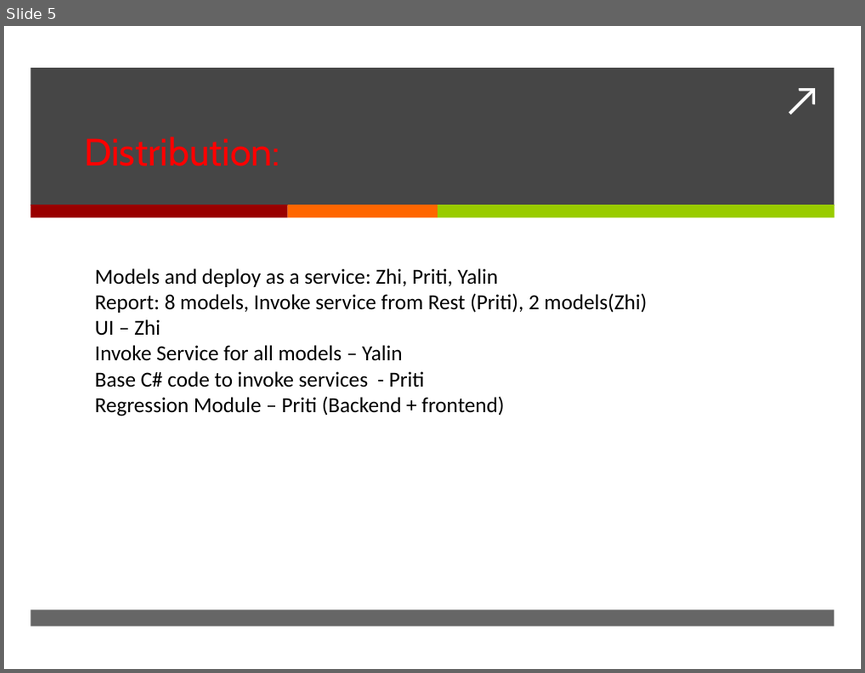
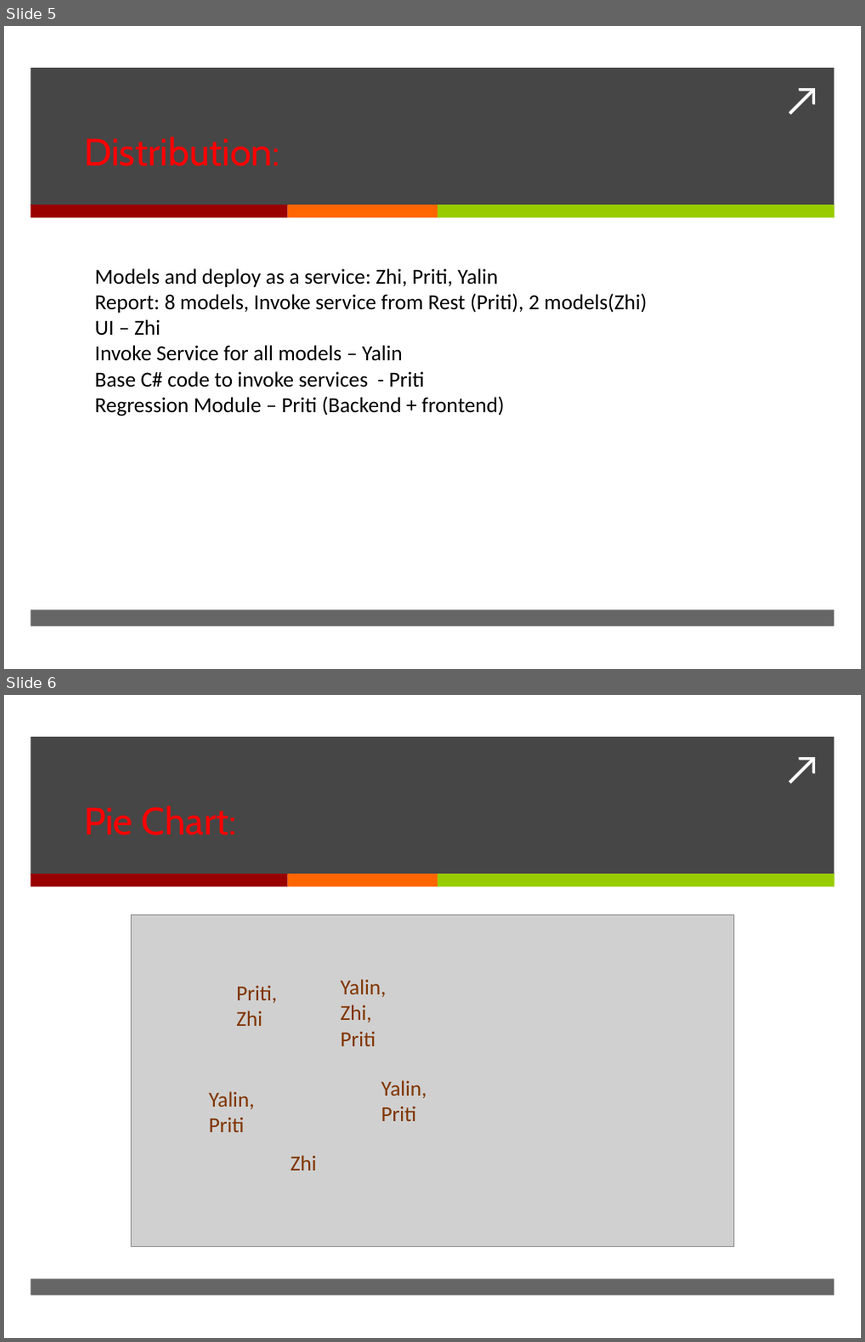
Before and after one commit to pagarwal123/Assignment-3, a slide deck: Team 12_Assignment-3.pptx. Shown one above the other, each under a label of ours: slide 5 before the commit, slides 5 and 6 after it. The pictures are 865x673 and 865x1342 pixels, drawn with LibreOffice and Linux fonts; fonts in the diff are those of the drawing; grey boxes stand for pictures. Boxes give left, top, right and bottom in pixels: in the first picture for what was removed or moved away, otherwise in the second. Text is boxed around its words. In the diff, an @@ line names an element or a change of style, - is before the commit and + after.

```diff
--- a/Team 12_Assignment-3.pptx
+++ b/Team 12_Assignment-3.pptx
@@ slide 6 added at (4, 695, 861, 1338), background #FFFFFF; not listed: 6 template elements that a slide beside it also shows @@
@@ title added at (84, 805, 237, 835), 32 pt, text #FF0000 @@
+Pie Chart:
@@ picture added at (132, 915, 734, 1246) @@
@@ text added at (236, 985, 277, 1026), 18 pt, text #7F3300 @@
+Priti, Zhi
@@ text added at (341, 979, 386, 1046), 18 pt, text #803300 @@
+Yalin, Zhi, Priti
@@ text added at (209, 1091, 255, 1132), 18 pt, text #7F3300 @@
+Yalin, Priti
@@ text added at (381, 1080, 427, 1121), 18 pt, text #7F3300 @@
+Yalin, Priti
@@ text added at (290, 1155, 317, 1170), 18 pt, text #7F3300 @@
+Zhi
```
Also in this commit, not shown: 1 slide changed, 1 other slide added.
